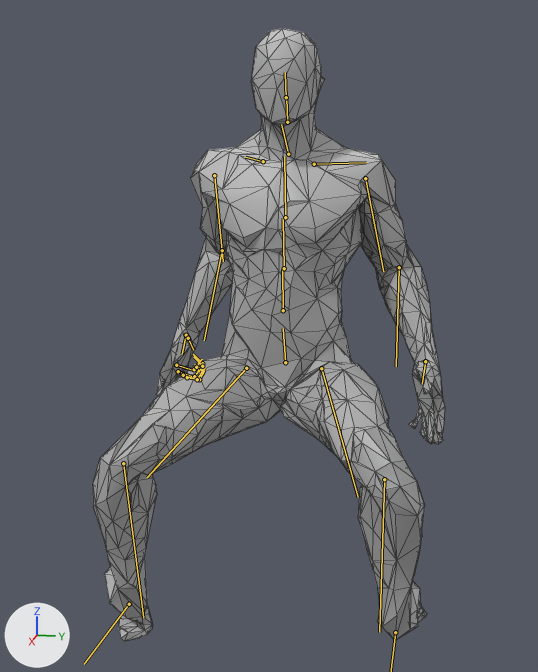
An edit to the glTF model assets/models/personaje/base/cuerpo_comun.glb, drawn before and after from the same camera.
One viewpoint serves both versions: a 50 mm lens placed at (1.635, 0.31, 1.439), pointed at (-0.006, -0.018, 1.029). Arrows for +X, +Y and +Z are at lower left; the lights stay in place. The picture after the commit comes second. Both versions are drawn at frame 0 of the action 'jinete_idle'; the numbers are the values there. The bones that change, and the others that lie on the model, are drawn over the model as lines. Mesh edges are drawn as thin lines.

In view in the first picture: 'cuerpo'.
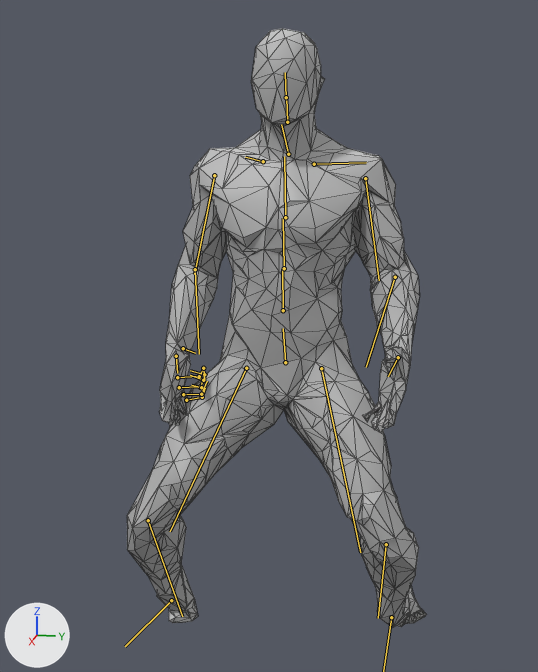
What differs and where, as boxes [x1, y1, x2, y2] in the pictures (538 x 672 px):
'cuerpo', posed (15% narrower)
    before: [93, 28, 445, 641]
    after: [127, 28, 427, 628]
bone 'upperarm_l', root to tip
    before: (365, 178) to (383, 271)
    after: (365, 178) to (379, 280)
bone 'lowerarm_l', root to tip
    before: (399, 267) to (396, 366)
    after: (395, 277) to (366, 367)
bone 'upperarm_r', root to tip
    before: (214, 175) to (223, 261)
    after: (214, 175) to (194, 274)
bone 'lowerarm_r', root to tip
    before: (222, 250) to (204, 340)
    after: (195, 269) to (199, 354)
bone 'thigh_l', root to tip
    before: (321, 368) to (358, 497)
    after: (321, 368) to (360, 552)
bone 'calf_l', root to tip
    before: (384, 479) to (379, 632)
    after: (386, 544) to (378, 618)
bone 'thigh_r', root to tip
    before: (246, 368) to (147, 477)
    after: (246, 368) to (170, 531)
bone 'calf_r', root to tip
    before: (123, 463) to (143, 617)
    after: (148, 520) to (182, 616)
bone 'foot_r', root to tip
    before: (129, 604) to (84, 664)
    after: (171, 600) to (125, 646)

What changed in the scene script:
```text
Change bone_upperarm_l:
    where bone_upperarm_l = bpy.data.objects['Armature'].pose.bones['upperarm_l']  # child of 'clavicle_l'
    bone_upperarm_l.rotation_quaternion: (0.977, -0.131, -0.163, 0.027) -> (0.978, 0.075, -0.165, 0.102)  # degrees (-16, -18, 6) -> degrees (7, -20, 11)
Change bone_lowerarm_l:
    where bone_lowerarm_l = bpy.data.objects['Armature'].pose.bones['lowerarm_l']  # child of 'upperarm_l'
    bone_lowerarm_l.rotation_quaternion: (0.932, 0.348, 0.022, 0.1) -> (0.917, 0.394, 0.058, 0.027)  # degrees (41, -2, 12) -> degrees (47, 5, 5)
Change bone_upperarm_r:
    where bone_upperarm_r = bpy.data.objects['Armature'].pose.bones['upperarm_r']  # child of 'clavicle_r'
    bone_upperarm_r.rotation_quaternion: (0.953, -0.284, 0.078, -0.075) -> (0.994, -0.019, 0.091, -0.059)  # degrees (-34, 6, -11) -> degrees (-3, 10, -7)
Change bone_lowerarm_r:
    where bone_lowerarm_r = bpy.data.objects['Armature'].pose.bones['lowerarm_r']  # child of 'upperarm_r'
    bone_lowerarm_r.rotation_quaternion: (0.895, 0.438, -0.021, -0.075) -> (0.912, 0.369, -0.124, 0.129)  # degrees (52, 2, -9) -> degrees (43, -19, 9)
Change bone_thigh_l:
    where bone_thigh_l = bpy.data.objects['Armature'].pose.bones['thigh_l']  # child of 'pelvis'
    bone_thigh_l.rotation_quaternion: (0.796, -0.503, 0.076, -0.328) -> (0.94, -0.261, 0.03, -0.218)  # degrees (-60, -12, -38) -> degrees (-30, -3, -25)
Change bone_calf_l:
    where bone_calf_l = bpy.data.objects['Armature'].pose.bones['calf_l']  # child of 'thigh_l'
    bone_calf_l.rotation_quaternion: (0.753, 0.622, -0.072, 0.202) -> (0.828, 0.542, -0.059, 0.131)  # degrees (77, -21, 13) -> degrees (65, -14, 9)
Change bone_foot_l:
    where bone_foot_l = bpy.data.objects['Armature'].pose.bones['foot_l']  # child of 'calf_l'
    bone_foot_l.rotation_quaternion: (0.503, 0.859, -0.081, 0.048) -> (0.723, 0.668, -0.066, 0.162)  # degrees (120, -9, -5) -> degrees (84, -18, 9)
Change bone_thigh_r:
    where bone_thigh_r = bpy.data.objects['Armature'].pose.bones['thigh_r']  # child of 'pelvis'
    bone_thigh_r.rotation_quaternion: (0.791, -0.56, -0.173, 0.173) -> (0.924, -0.346, -0.108, 0.12)  # degrees (-72, -5, 28) -> degrees (-42, -7, 17)
Change bone_calf_r:
    where bone_calf_r = bpy.data.objects['Armature'].pose.bones['calf_r']  # child of 'thigh_r'
    bone_calf_r.rotation_quaternion: (0.753, 0.622, 0.055, 0.21) -> (0.82, 0.503, 0.039, 0.27)  # degrees (77, -10, 23) -> degrees (60, -12, 29)
Change bone_foot_r:
    where bone_foot_r = bpy.data.objects['Armature'].pose.bones['foot_r']  # child of 'calf_r'
    bone_foot_r.rotation_quaternion: (0.723, 0.565, -0.397, -0.003) -> (0.777, 0.492, -0.391, 0.03)  # degrees (87, -35, -33) -> degrees (74, -40, -26)
```
